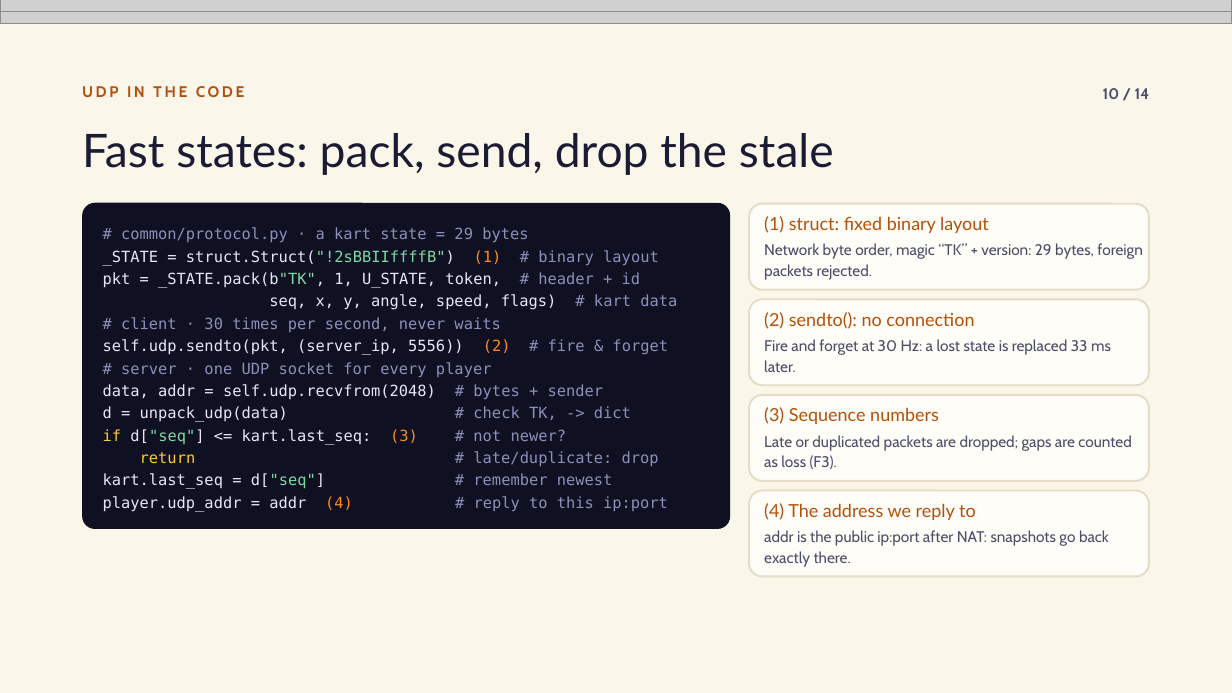
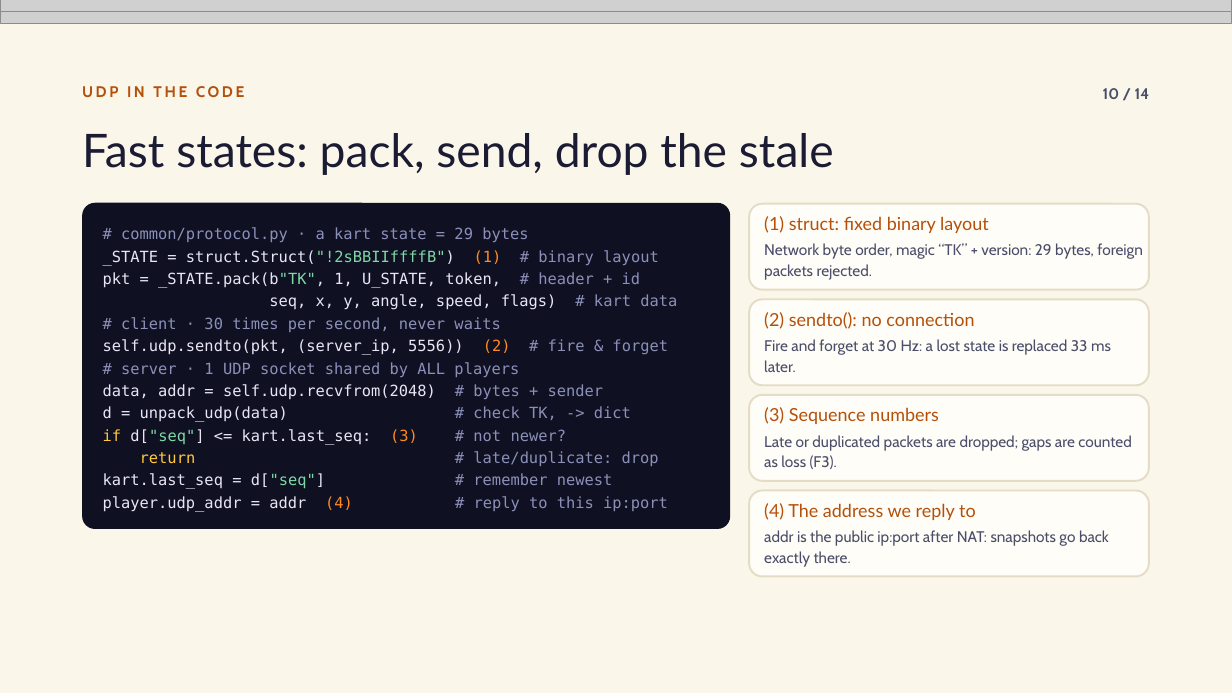
Before and after one commit to BachaBey/Racing-Karts, a slide deck: slide 10 of docs/Turbo Kart Arena – Project 2 (animated).pptx. Drawn at 1232x693 pixels with LibreOffice and Linux fonts; fonts in the diff are those of the drawing; grey boxes stand for pictures. Boxes give left, top, right and bottom in pixels: in the first picture for what was removed or moved away, otherwise in the second. Text is boxed around its words. In the diff, an @@ line names an element or a change of style, - is before the commit and + after.

Commit message:
Presentation: clarify that the server has one UDP socket shared by all players

```diff
--- a/docs/Turbo Kart Arena – Project 2 (animated).pptx
+++ b/docs/Turbo Kart Arena – Project 2 (animated).pptx
@@ text in rounded rectangle at [121, 362, 519, 377]: text changed @@
-# server · one UDP socket for every player
+# server · 1 UDP socket shared by ALL players
```
Also in this commit, not shown: 1 other slide changed.
